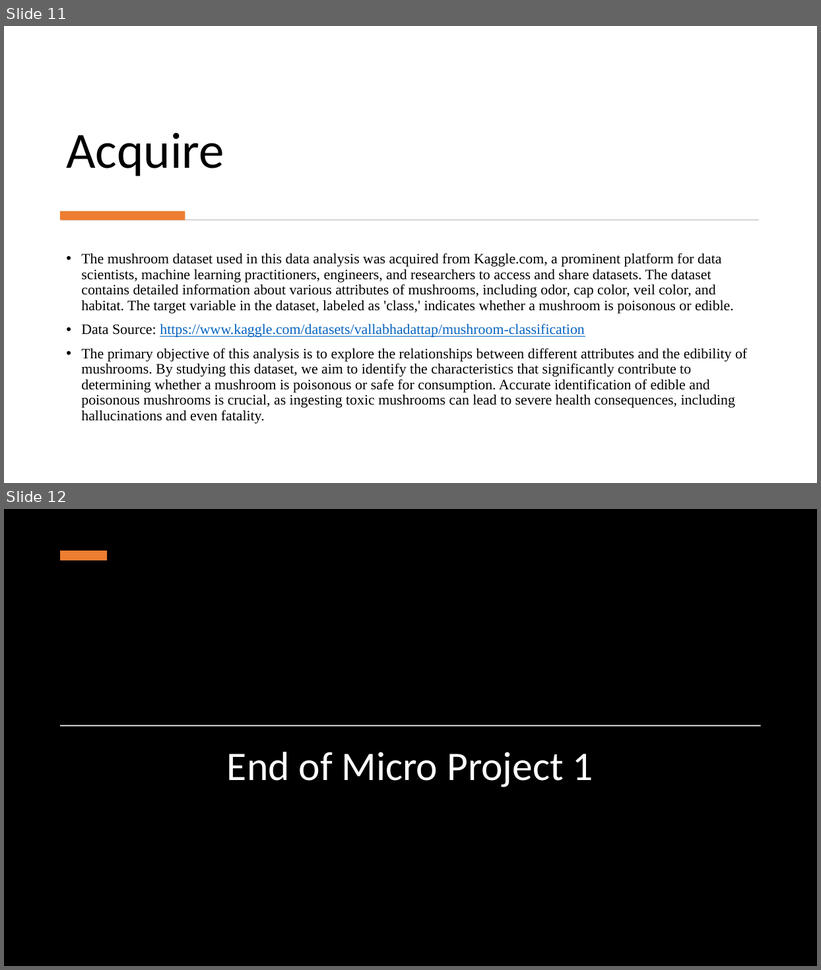
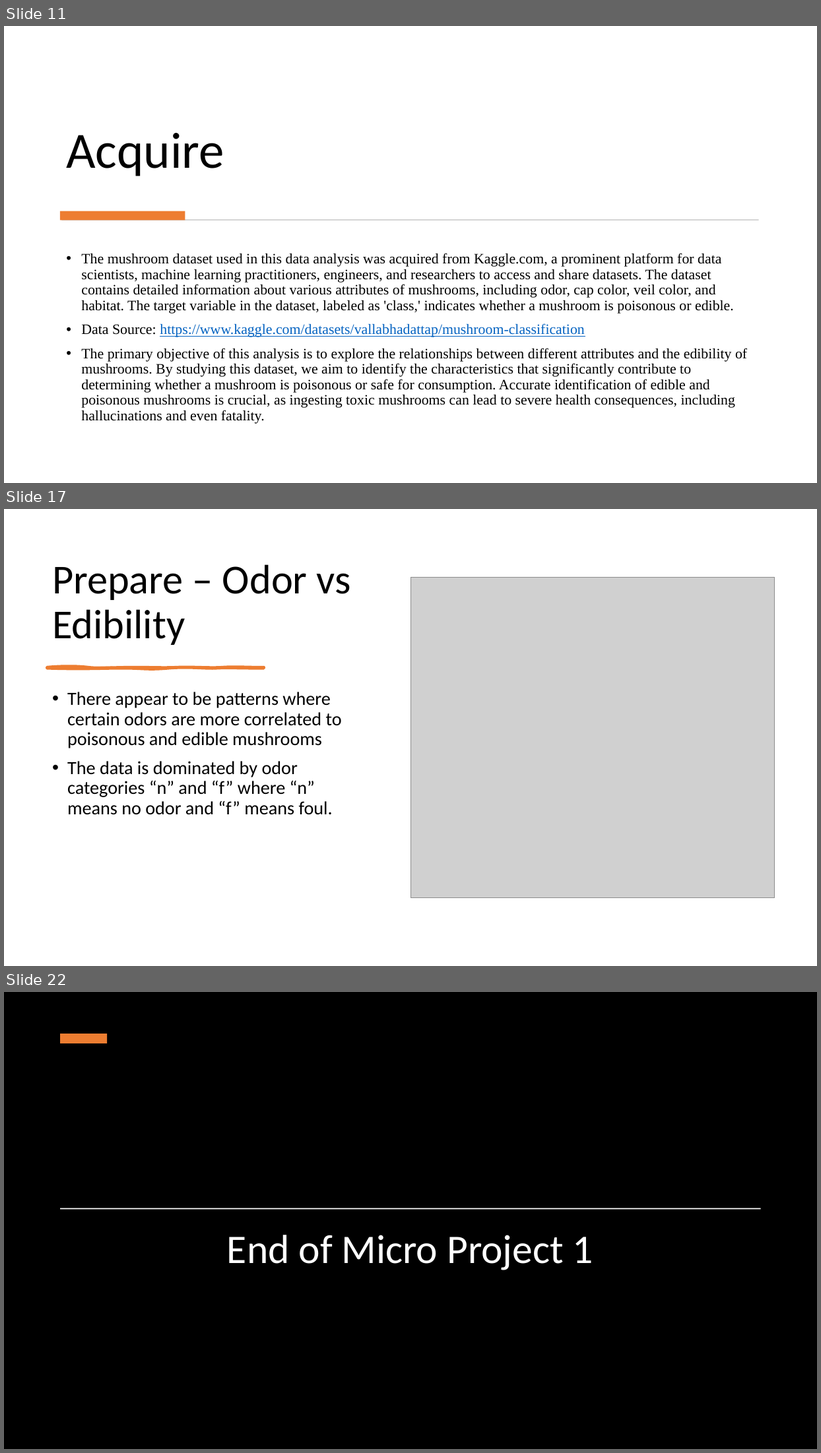
Before and after one commit to elijahcw-git/ANA500-PFDS, a slide deck: Microproject_1/ElijahWalker_ANA500_MP1.pptx. Shown one above the other, each under a label of ours: slides 11 and 12 before the commit, slides 11, 17 and 22 after it; the slides between them are not shown. The pictures are 821x970 and 821x1453 pixels, drawn with LibreOffice and Linux fonts; fonts in the diff are those of the drawing; grey boxes stand for pictures; background and template pictures are left out; a plain dark background stands for a picture behind light text. Boxes give left, top, right and bottom in pixels: in the first picture for what was removed or moved away, otherwise in the second. Text is boxed around its words. In the diff, an @@ line names an element or a change of style, - is before the commit and + after.

Commit message:
Added step 2 - Prepare

```diff
--- a/Microproject_1/ElijahWalker_ANA500_MP1.pptx
+++ b/Microproject_1/ElijahWalker_ANA500_MP1.pptx
@@ slide 17 added at [4, 509, 817, 966], background #FFFFFF @@
@@ title added at [52, 564, 351, 645], 48.6 pt, text #000000 @@
+Prepare – Odor vs Edibility
@@ picture added at [411, 578, 775, 899] @@
@@ freeform shape added at [47, 667, 264, 669], fill #ED7D31, outline #ED7D31 3 pt @@
@@ text added at [67, 692, 342, 815], 22 pt, text #000000 @@
+• There appear to be patterns where certain odors are more correlated to poisonous and edible mushrooms
+• The data is dominated by odor categories “n” and “f” where “n” means no odor and “f” means foul.
@@ what was slide 12 is now slide 22 @@
```
Also in this commit, not shown: 9 other slides added, 1 slide removed, 1 other file.
